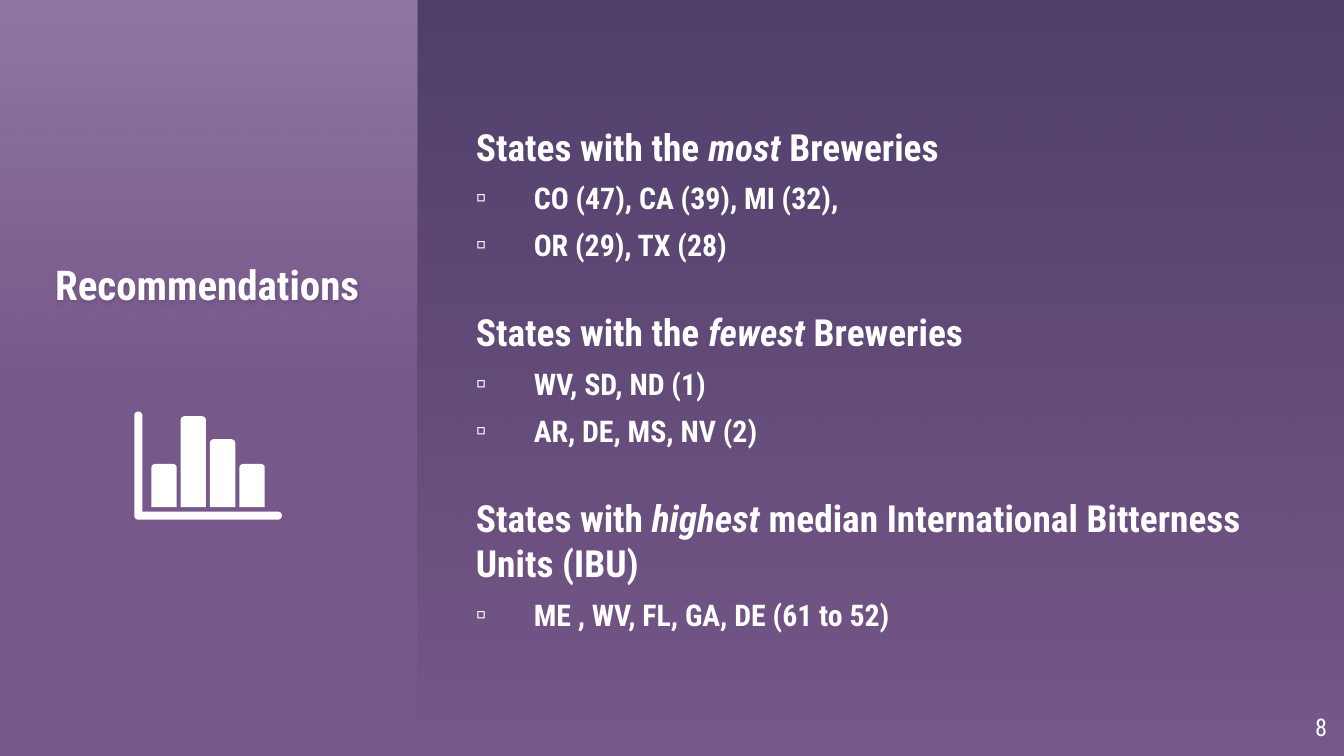
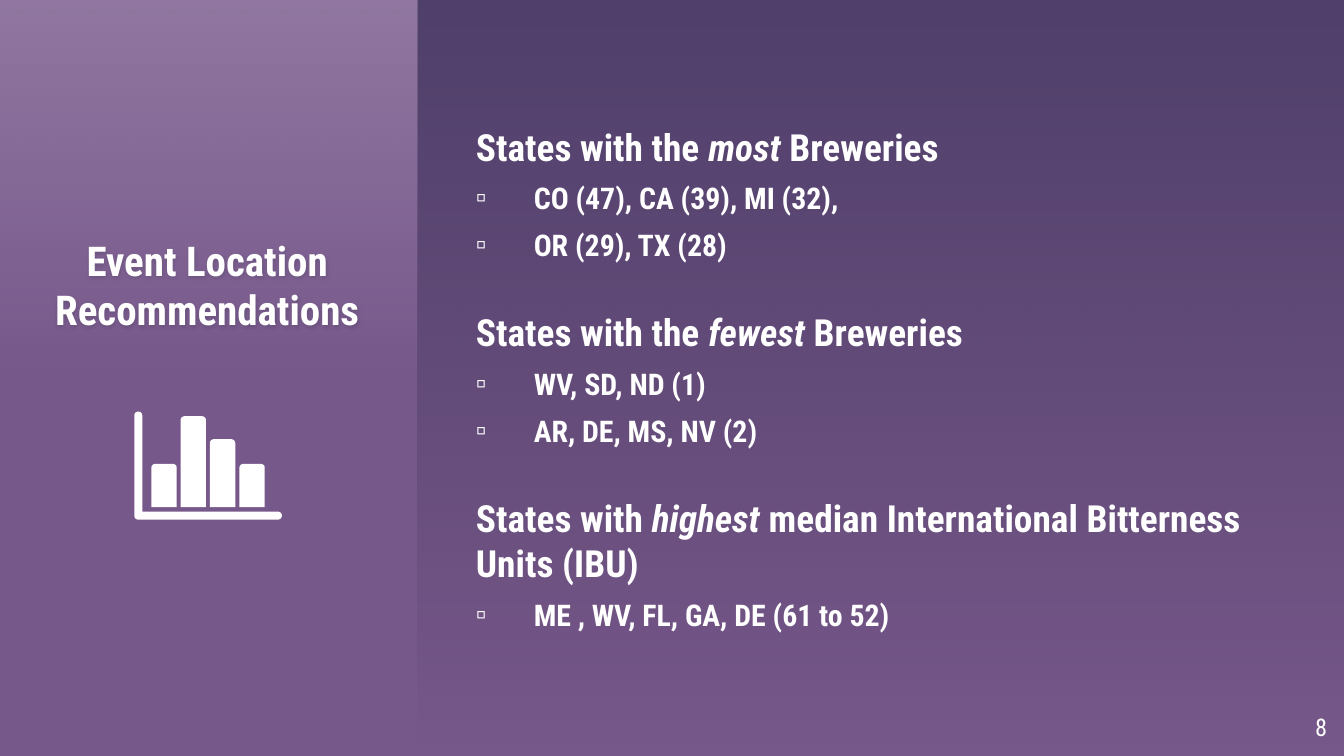
Before and after one commit to mltran2017/MSDS6306-404_CS1, a slide deck: slide 8 of pres/ZGill_CaseStudy1_Pres2.pptx. Drawn at 1344x756 pixels with LibreOffice and Linux fonts; fonts in the diff are those of the drawing; background and template pictures are left out. Boxes give left, top, right and bottom in pixels: in the first picture for what was removed or moved away, otherwise in the second. Text is boxed around its words. In the diff, an @@ line names an element or a change of style, - is before the commit and + after.

```diff
--- a/pres/ZGill_CaseStudy1_Pres2.pptx
+++ b/pres/ZGill_CaseStudy1_Pres2.pptx
@@ title at [55,245,359,326]: text changed @@
-Recommendations
+Event Location
+Recommendations
```
Also in this commit, not shown: 1 other slide changed.
